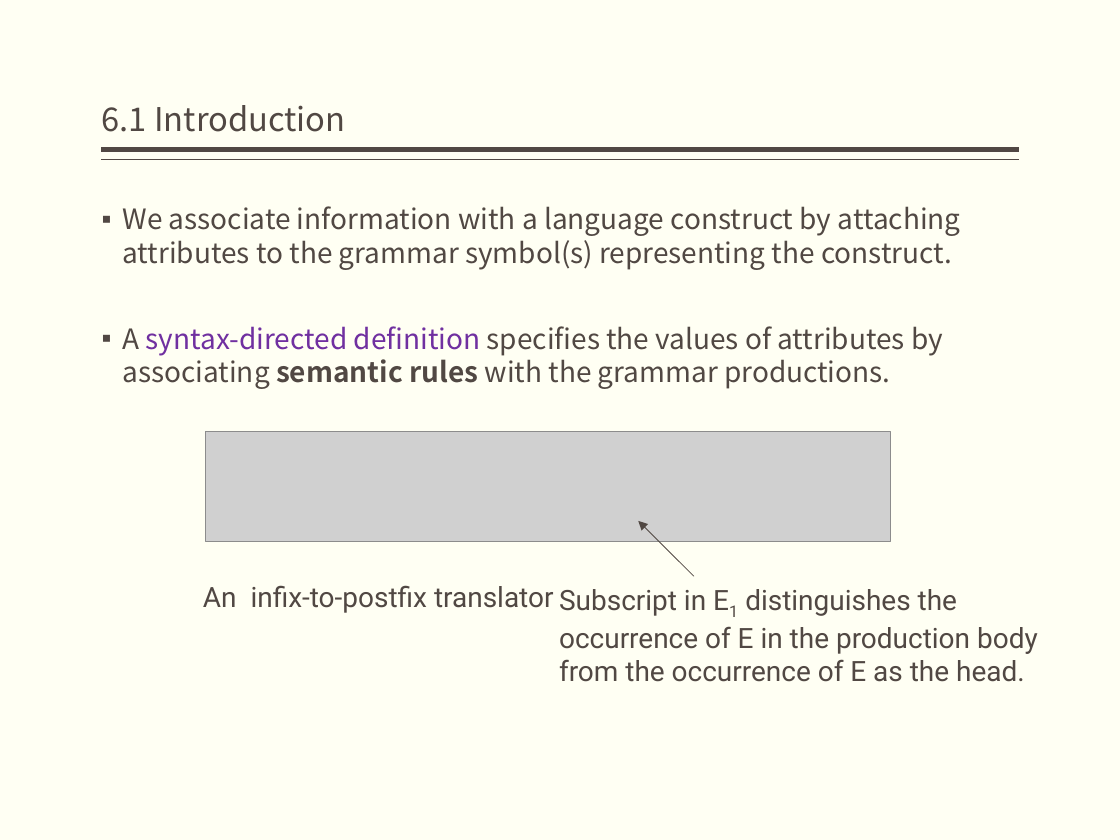
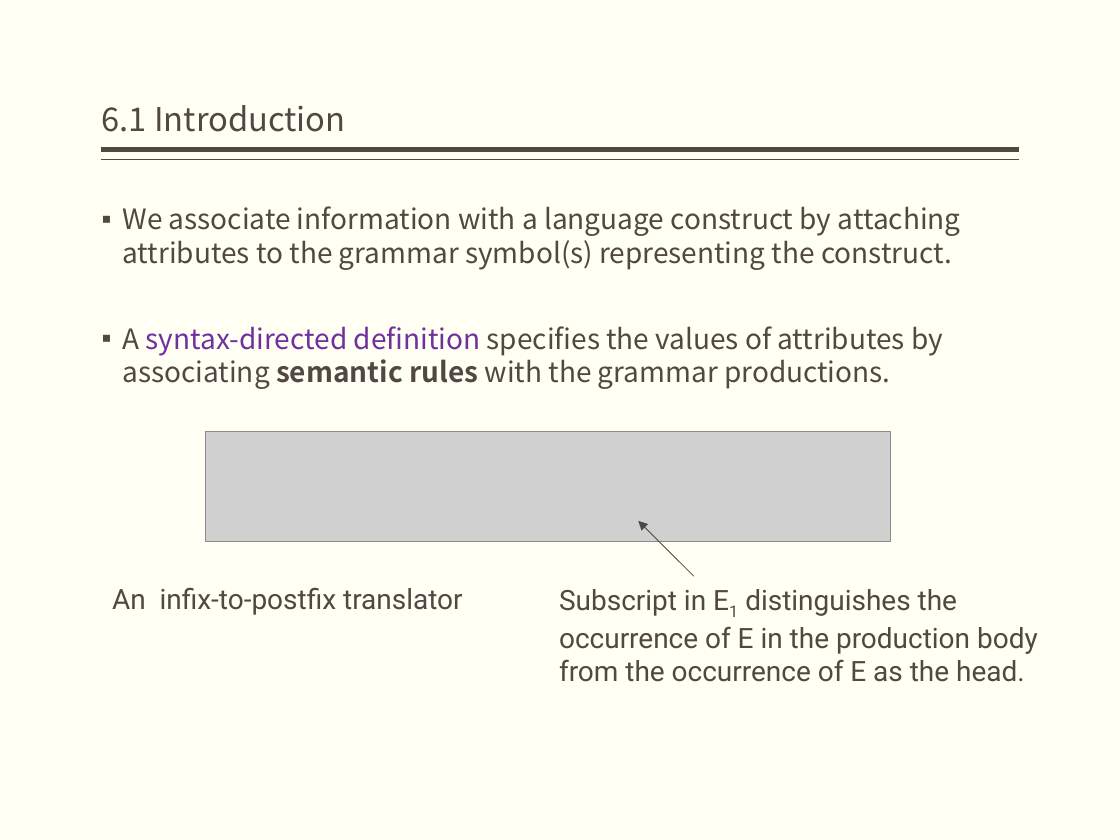
Before and after one commit to jz81/jz81.github.io, a slide deck: slide 4 of course/compiler/lecture/(Spring2020)Lecture6.pptx. Drawn at 1120x840 pixels with LibreOffice and Linux fonts; fonts in the diff are those of the drawing; grey boxes stand for pictures. Boxes give left, top, right and bottom in pixels: in the first picture for what was removed or moved away, otherwise in the second. Text is boxed around its words. In the diff, an @@ line names an element or a change of style, - is before the commit and + after.

Commit message:
revise

```diff
--- a/course/compiler/lecture/(Spring2020)Lecture6.pptx
+++ b/course/compiler/lecture/(Spring2020)Lecture6.pptx
@@ text "An infix-to-postfix translator": place and size @@
-text "An infix-to-postfix translator" at [203,585,554,613]
+text "An infix-to-postfix translator" at [112,587,463,615]
```
